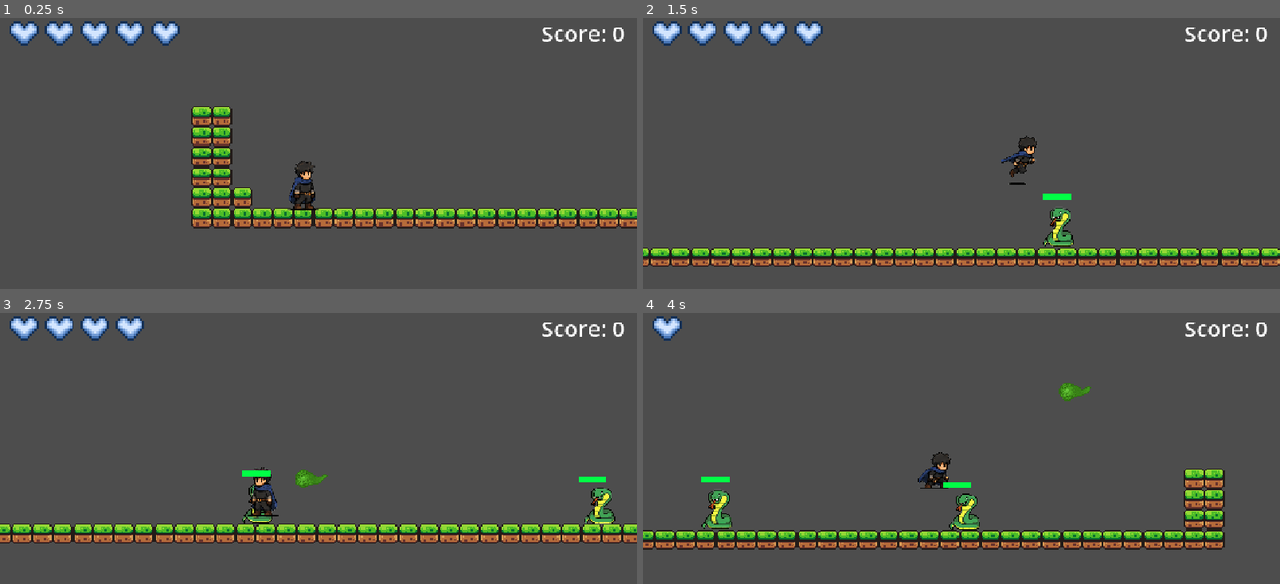
Above: before the commit, frames 1-4 (two rows, left to right).
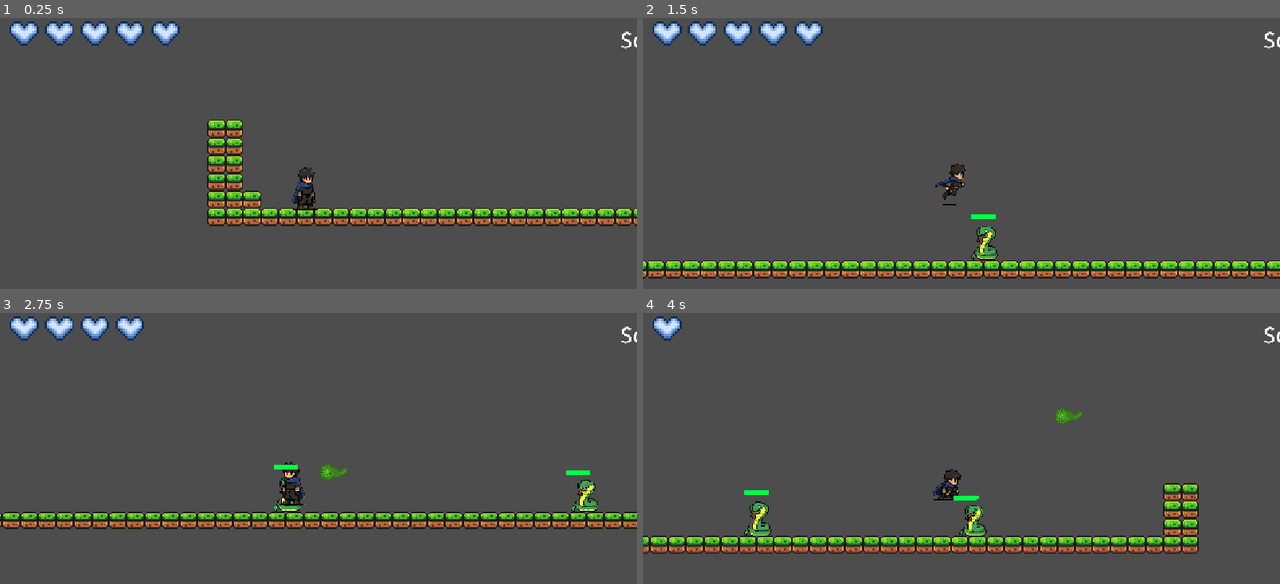
Above: after the commit, the same moments.

Repository: Riel-21/Godot-Game-Project-TCC
Game: Godot game, scene res://Scenes/Testing - Gabriel.tscn
Two runs of this game, one before a commit and one after it. Both use one fixed random seed, a clock stepped at 60 frames per second and the inputs below.
Inputs (mouse positions are in pixels of both pictures, inside the frame that each line leads up to):
- Up to frame 1 (0.25 s): no input
- Up to frame 2 (1.5 s): tap Enter (ui_accept) at 0.5 s; move the mouse to (1101, 177) at 0.52 s; hold Right (ui_right) from 0.53 s (still down); tap C (dash) at 0.6 s; tap Space (jump) at 0.77, 0.8, 1.07, 1.35 s; move the mouse to (834, 215) at 1.27 s
- Up to frame 3 (2.75 s): tap Space (jump) at 1.52, 1.82, 2.3 s; tap C (dash) at 1.55 s; move the mouse to (382, 413) at 2.02 s; release Right (ui_right) at 2.03 s; hold Left (ui_left) from 2.03 s (still down); tap Q (attack) at 2.1 s
- Up to frame 4 (4 s): move the mouse to (929, 562) at 2.77 s; release Left (ui_left) at 2.78 s; hold Right (ui_right) from 2.78 s (still down); tap C (dash) at 2.85 s; tap Space (jump) at 3.02, 3.32, 3.77, 3.8 s; move the mouse to (1152, 546) at 3.52 s; hold Right mouse button (shoot) from 3.53 s (still down)

The runs differ from the first frame. In frame 1, 7.3% of the frame differs, in the area x 30-100%, y 3-78%; in frame 2, 13%; in frame 3, 14%, in the area x 0-100%, y 3-86%; in frame 4, 12%.

Commit message:
Updated label

Diff:
--- a/Scenes/Testing - Gabriel.tscn
+++ b/Scenes/Testing - Gabriel.tscn
@@ -1,7 +1,6 @@
 [gd_scene format=3 uid="uid://yicge48108e0"]
 
 [ext_resource type="PackedScene" uid="uid://be8qbmt0fe144" path="res://Scenes/player.tscn" id="1_ymksi"]
-[ext_resource type="Script" uid="uid://rra5pcu5rcl5" path="res://Scripts/score_lable.gd" id="2_01xm2"]
 [ext_resource type="PackedScene" uid="uid://bvu5xnddp5ug2" path="res://Scenes/tile_map.tscn" id="3_7mymc"]
 [ext_resource type="Texture2D" uid="uid://bta1afmtr8b4b" path="res://Assets/sprites/world_tileset.png" id="4_i7l2i"]
 [ext_resource type="PackedScene" uid="uid://ctqm11ullb5j7" path="res://Scenes/snake - projectile attack.tscn" id="5_o5sls"]
@@ -149,24 +148,6 @@
 z_index = 5
 position = Vector2(-58.999985, 52)
 
-[node name="Camera2D" type="Camera2D" parent="Player" unique_id=1194209789]
-position = Vector2(0, 7)
-zoom = Vector2(2.3, 2.3)
-position_smoothing_enabled = true
-
-[node name="Score" type="CanvasLayer" parent="Player/Camera2D" unique_id=927331608]
-
-[node name="Score Lable" type="Label" parent="Player/Camera2D/Score" unique_id=1994793102]
-anchors_preset = 1
-anchor_left = 1.0
-anchor_right = 1.0
-offset_left = -173.0
-offset_right = -11.0
-offset_bottom = 63.0
-grow_horizontal = 0
-theme_override_font_sizes/font_size = 40
-script = ExtResource("2_01xm2")
-
 [node name="TileMap" parent="." unique_id=321276071 instance=ExtResource("3_7mymc")]
 position = Vector2(193, 61)
 tile_set = SubResource("TileSet_wowpa")
--- a/Scenes/castle_scene.tscn
+++ b/Scenes/castle_scene.tscn
@@ -292,59 +292,48 @@
 position = Vector2(-11, 114.5)
 shape = SubResource("RectangleShape2D_ypvin")
 
-[node name="Label" type="Label" parent="." unique_id=1146124216]
-offset_left = 38.0
-offset_top = -137.0
-offset_right = 277.0
-offset_bottom = -10.0
-text = "Controls: arrow keys
-jump: space or z
-dash: c
-bullets: left click(only needed for boss rn)
-can walljump and double jump"
-
-[connection signal="body_entered" from="TileMapLayer/@Area2D@61803" to="TileMapLayer/@Area2D@61803" method="_on_body_entered"]
-[connection signal="body_entered" from="TileMapLayer/@Area2D@61804" to="TileMapLayer/@Area2D@61804" method="_on_body_entered"]
-[connection signal="body_entered" from="TileMapLayer/@Area2D@61805" to="TileMapLayer/@Area2D@61805" method="_on_body_entered"]
-[connection signal="body_entered" from="TileMapLayer/@Area2D@61806" to="TileMapLayer/@Area2D@61806" method="_on_body_entered"]
-[connection signal="body_entered" from="TileMapLayer/@Area2D@61807" to="TileMapLayer/@Area2D@61807" method="_on_body_entered"]
-[connection signal="body_entered" from="TileMapLayer/@Area2D@61808" to="TileMapLayer/@Area2D@61808" method="_on_body_entered"]
-[connection signal="body_entered" from="TileMapLayer/@Area2D@61809" to="TileMapLayer/@Area2D@61809" method="_on_body_entered"]
-[connection signal="body_entered" from="TileMapLayer/@Area2D@61810" to="TileMapLayer/@Area2D@61810" method="_on_body_entered"]
-[connection signal="body_entered" from="TileMapLayer/@Area2D@61811" to="TileMapLayer/@Area2D@61811" method="_on_body_entered"]
-[connection signal="body_entered" from="TileMapLayer/@Area2D@61812" to="TileMapLayer/@Area2D@61812" method="_on_body_entered"]
-[connection signal="body_entered" from="TileMapLayer/@Area2D@61813" to="TileMapLayer/@Area2D@61813" method="_on_body_entered"]
-[connection signal="body_entered" from="TileMapLayer/@Area2D@61814" to="TileMapLayer/@Area2D@61814" method="_on_body_entered"]
-[connection signal="body_entered" from="TileMapLayer/@Area2D@61815" to="TileMapLayer/@Area2D@61815" method="_on_body_entered"]
-[connection signal="body_entered" from="TileMapLayer/@Area2D@61816" to="TileMapLayer/@Area2D@61816" method="_on_body_entered"]
-[connection signal="body_entered" from="TileMapLayer/@Area2D@61817" to="TileMapLayer/@Area2D@61817" method="_on_body_entered"]
-[connection signal="body_entered" from="TileMapLayer/@Area2D@61818" to="TileMapLayer/@Area2D@61818" method="_on_body_entered"]
-[connection signal="body_entered" from="TileMapLayer/@Area2D@61819" to="TileMapLayer/@Area2D@61819" method="_on_body_entered"]
-[connection signal="body_entered" from="TileMapLayer/@Area2D@61820" to="TileMapLayer/@Area2D@61820" method="_on_body_entered"]
-[connection signal="body_entered" from="TileMapLayer/@Area2D@61821" to="TileMapLayer/@Area2D@61821" method="_on_body_entered"]
-[connection signal="body_entered" from="TileMapLayer/@Area2D@61822" to="TileMapLayer/@Area2D@61822" method="_on_body_entered"]
-[connection signal="body_entered" from="TileMapLayer/@Area2D@61823" to="TileMapLayer/@Area2D@61823" method="_on_body_entered"]
-[connection signal="body_entered" from="TileMapLayer/@Area2D@61824" to="TileMapLayer/@Area2D@61824" method="_on_body_entered"]
-[connection signal="body_entered" from="TileMapLayer/@Area2D@61825" to="TileMapLayer/@Area2D@61825" method="_on_body_entered"]
-[connection signal="body_entered" from="TileMapLayer/@Area2D@61826" to="TileMapLayer/@Area2D@61826" method="_on_body_entered"]
-[connection signal="body_entered" from="TileMapLayer/@Area2D@61827" to="TileMapLayer/@Area2D@61827" method="_on_body_entered"]
-[connection signal="body_entered" from="TileMapLayer/@Area2D@61828" to="TileMapLayer/@Area2D@61828" method="_on_body_entered"]
-[connection signal="body_entered" from="TileMapLayer/@Area2D@61829" to="TileMapLayer/@Area2D@61829" method="_on_body_entered"]
-[connection signal="body_entered" from="TileMapLayer/@Area2D@61830" to="TileMapLayer/@Area2D@61830" method="_on_body_entered"]
-[connection signal="body_entered" from="TileMapLayer/@Area2D@61831" to="TileMapLayer/@Area2D@61831" method="_on_body_entered"]
-[connection signal="body_entered" from="TileMapLayer/@Area2D@61832" to="TileMapLayer/@Area2D@61832" method="_on_body_entered"]
-[connection signal="body_entered" from="TileMapLayer/@Area2D@61833" to="TileMapLayer/@Area2D@61833" method="_on_body_entered"]
-[connection signal="body_entered" from="TileMapLayer/@Area2D@61834" to="TileMapLayer/@Area2D@61834" method="_on_body_entered"]
-[connection signal="body_entered" from="TileMapLayer/@Area2D@61835" to="TileMapLayer/@Area2D@61835" method="_on_body_entered"]
-[connection signal="body_entered" from="TileMapLayer/@Area2D@61836" to="TileMapLayer/@Area2D@61836" method="_on_body_entered"]
-[connection signal="body_entered" from="TileMapLayer/@Area2D@61837" to="TileMapLayer/@Area2D@61837" method="_on_body_entered"]
-[connection signal="body_entered" from="TileMapLayer/@Area2D@61838" to="TileMapLayer/@Area2D@61838" method="_on_body_entered"]
-[connection signal="body_entered" from="TileMapLayer/@Area2D@61839" to="TileMapLayer/@Area2D@61839" method="_on_body_entered"]
-[connection signal="body_entered" from="TileMapLayer/@Area2D@61840" to="TileMapLayer/@Area2D@61840" method="_on_body_entered"]
-[connection signal="body_entered" from="TileMapLayer/@Area2D@61841" to="TileMapLayer/@Area2D@61841" method="_on_body_entered"]
-[connection signal="body_entered" from="TileMapLayer/@Area2D@61842" to="TileMapLayer/@Area2D@61842" method="_on_body_entered"]
-[connection signal="body_entered" from="TileMapLayer/@Area2D@61843" to="TileMapLayer/@Area2D@61843" method="_on_body_entered"]
-[connection signal="body_entered" from="TileMapLayer/@Area2D@61844" to="TileMapLayer/@Area2D@61844" method="_on_body_entered"]
-[connection signal="body_entered" from="TileMapLayer/@Area2D@61845" to="TileMapLayer/@Area2D@61845" method="_on_body_entered"]
-[connection signal="body_entered" from="TileMapLayer/@Area2D@61846" to="TileMapLayer/@Area2D@61846" method="_on_body_entered"]
+[connection signal="body_entered" from="TileMapLayer/minikillzone" to="TileMapLayer/minikillzone" method="_on_body_entered"]
+[connection signal="body_entered" from="TileMapLayer/@Area2D@97756" to="TileMapLayer/@Area2D@97756" method="_on_body_entered"]
+[connection signal="body_entered" from="TileMapLayer/@Area2D@97757" to="TileMapLayer/@Area2D@97757" method="_on_body_entered"]
+[connection signal="body_entered" from="TileMapLayer/@Area2D@97758" to="TileMapLayer/@Area2D@97758" method="_on_body_entered"]
+[connection signal="body_entered" from="TileMapLayer/@Area2D@97759" to="TileMapLayer/@Area2D@97759" method="_on_body_entered"]
+[connection signal="body_entered" from="TileMapLayer/@Area2D@97760" to="TileMapLayer/@Area2D@97760" method="_on_body_entered"]
+[connection signal="body_entered" from="TileMapLayer/@Area2D@97761" to="TileMapLayer/@Area2D@97761" method="_on_body_entered"]
+[connection signal="body_entered" from="TileMapLayer/@Area2D@97762" to="TileMapLayer/@Area2D@97762" method="_on_body_entered"]
+[connection signal="body_entered" from="TileMapLayer/@Area2D@97763" to="TileMapLayer/@Area2D@97763" method="_on_body_entered"]
+[connection signal="body_entered" from="TileMapLayer/@Area2D@97764" to="TileMapLayer/@Area2D@97764" method="_on_body_entered"]
+[connection signal="body_entered" from="TileMapLayer/@Area2D@97765" to="TileMapLayer/@Area2D@97765" method="_on_body_entered"]
+[connection signal="body_entered" from="TileMapLayer/@Area2D@97766" to="TileMapLayer/@Area2D@97766" method="_on_body_entered"]
+[connection signal="body_entered" from="TileMapLayer/@Area2D@97767" to="TileMapLayer/@Area2D@97767" method="_on_body_entered"]
+[connection signal="body_entered" from="TileMapLayer/@Area2D@97768" to="TileMapLayer/@Area2D@97768" method="_on_body_entered"]
+[connection signal="body_entered" from="TileMapLayer/@Area2D@97769" to="TileMapLayer/@Area2D@97769" method="_on_body_entered"]
+[connection signal="body_entered" from="TileMapLayer/@Area2D@97770" to="TileMapLayer/@Area2D@97770" method="_on_body_entered"]
+[connection signal="body_entered" from="TileMapLayer/@Area2D@97771" to="TileMapLayer/@Area2D@97771" method="_on_body_entered"]
+[connection signal="body_entered" from="TileMapLayer/@Area2D@97772" to="TileMapLayer/@Area2D@97772" method="_on_body_entered"]
+[connection signal="body_entered" from="TileMapLayer/@Area2D@97773" to="TileMapLayer/@Area2D@97773" method="_on_body_entered"]
+[connection signal="body_entered" from="TileMapLayer/@Area2D@97774" to="TileMapLayer/@Area2D@97774" method="_on_body_entered"]
+[connection signal="body_entered" from="TileMapLayer/@Area2D@97775" to="TileMapLayer/@Area2D@97775" method="_on_body_entered"]
+[connection signal="body_entered" from="TileMapLayer/@Area2D@97776" to="TileMapLayer/@Area2D@97776" method="_on_body_entered"]
+[connection signal="body_entered" from="TileMapLayer/@Area2D@97777" to="TileMapLayer/@Area2D@97777" method="_on_body_entered"]
+[connection signal="body_entered" from="TileMapLayer/@Area2D@97778" to="TileMapLayer/@Area2D@97778" method="_on_body_entered"]
+[connection signal="body_entered" from="TileMapLayer/@Area2D@97779" to="TileMapLayer/@Area2D@97779" method="_on_body_entered"]
+[connection signal="body_entered" from="TileMapLayer/@Area2D@97780" to="TileMapLayer/@Area2D@97780" method="_on_body_entered"]
+[connection signal="body_entered" from="TileMapLayer/@Area2D@97781" to="TileMapLayer/@Area2D@97781" method="_on_body_entered"]
+[connection signal="body_entered" from="TileMapLayer/@Area2D@97782" to="TileMapLayer/@Area2D@97782" method="_on_body_entered"]
+[connection signal="body_entered" from="TileMapLayer/@Area2D@97783" to="TileMapLayer/@Area2D@97783" method="_on_body_entered"]
+[connection signal="body_entered" from="TileMapLayer/@Area2D@97784" to="TileMapLayer/@Area2D@97784" method="_on_body_entered"]
+[connection signal="body_entered" from="TileMapLayer/@Area2D@97785" to="TileMapLayer/@Area2D@97785" method="_on_body_entered"]
+[connection signal="body_entered" from="TileMapLayer/@Area2D@97786" to="TileMapLayer/@Area2D@97786" method="_on_body_entered"]
+[connection signal="body_entered" from="TileMapLayer/@Area2D@97787" to="TileMapLayer/@Area2D@97787" method="_on_body_entered"]
+[connection signal="body_entered" from="TileMapLayer/@Area2D@97788" to="TileMapLayer/@Area2D@97788" method="_on_body_entered"]
+[connection signal="body_entered" from="TileMapLayer/@Area2D@97789" to="TileMapLayer/@Area2D@97789" method="_on_body_entered"]
+[connection signal="body_entered" from="TileMapLayer/@Area2D@97790" to="TileMapLayer/@Area2D@97790" method="_on_body_entered"]
+[connection signal="body_entered" from="TileMapLayer/@Area2D@97791" to="TileMapLayer/@Area2D@97791" method="_on_body_entered"]
+[connection signal="body_entered" from="TileMapLayer/@Area2D@97792" to="TileMapLayer/@Area2D@97792" method="_on_body_entered"]
+[connection signal="body_entered" from="TileMapLayer/@Area2D@97793" to="TileMapLayer/@Area2D@97793" method="_on_body_entered"]
+[connection signal="body_entered" from="TileMapLayer/@Area2D@97794" to="TileMapLayer/@Area2D@97794" method="_on_body_entered"]
+[connection signal="body_entered" from="TileMapLayer/@Area2D@97795" to="TileMapLayer/@Area2D@97795" method="_on_body_entered"]
+[connection signal="body_entered" from="TileMapLayer/@Area2D@97796" to="TileMapLayer/@Area2D@97796" method="_on_body_entered"]
+[connection signal="body_entered" from="TileMapLayer/@Area2D@97797" to="TileMapLayer/@Area2D@97797" method="_on_body_entered"]
+[connection signal="body_entered" from="TileMapLayer/@Area2D@97798" to="TileMapLayer/@Area2D@97798" method="_on_body_entered"]
 [connection signal="body_entered" from="changesceneboss" to="." method="_on_changesceneboss_body_entered"]
--- a/Scenes/player.tscn
+++ b/Scenes/player.tscn
@@ -7,6 +7,7 @@
 [ext_resource type="Texture2D" uid="uid://bfbxlplmn35nr" path="res://Assets/sprites/Dacian Warrior Animated Pixel-Art 2D/Dead/100x100/Dead 1 Sprite Sheet.png" id="3_x3wgy"]
 [ext_resource type="PackedScene" uid="uid://c453vhpmw0lc" path="res://Scenes/pause_menu.tscn" id="5_fkybt"]
 [ext_resource type="PackedScene" uid="uid://djocwcq2q0lt1" path="res://Scenes/heart.tscn" id="7_3smsa"]
+[ext_resource type="Script" uid="uid://rra5pcu5rcl5" path="res://Scripts/score_lable.gd" id="8_8erm5"]
 
 [sub_resource type="AtlasTexture" id="AtlasTexture_6t5aa"]
 atlas = ExtResource("2_6t5aa")
@@ -281,6 +282,14 @@
 [node name="Camera2D" type="Camera2D" parent="." unique_id=1157267144]
 zoom = Vector2(2, 2)
 
+[node name="Score_Label" type="Label" parent="Camera2D" unique_id=1332185121]
+offset_left = 1365.0
+offset_top = -780.0
+offset_right = 1780.0
+offset_bottom = -615.0
+theme_override_font_sizes/font_size = 100
+script = ExtResource("8_8erm5")
+
 [node name="CoyoteJumptimer" type="Timer" parent="." unique_id=183480555]
 wait_time = 0.15
 one_shot = true
